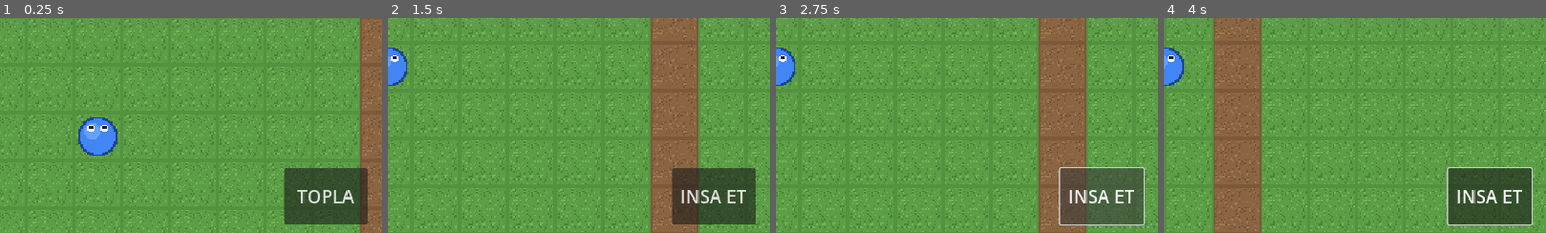
Above: before the commit, frames 1-4 (left to right).
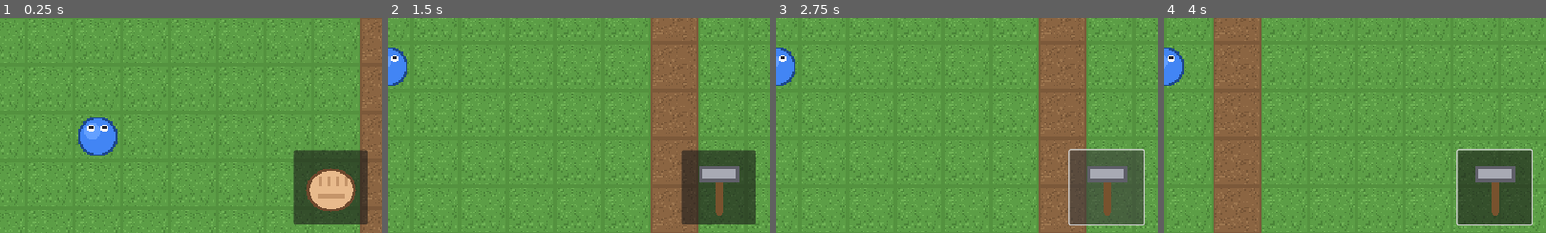
Above: after the commit, the same moments.

Repository: ozcinarece/Rable
Game: Godot game, scene res://scenes/World.tscn
Same seed, same stepped clock (60 frames per second), same inputs: the game is played once before the commit and once after it.
Inputs (mouse positions are % of the whole screen's width and height, from its top left; square brackets give the same spot before the commit, where the layout moved):
- Up to frame 1 (0.25 s): no input
- Up to frame 2 (1.5 s): click "Ahsap Duvar (2 odun)" at 0.5 s; click "Tas Duvar (2 tas)" at 1.25 s
- Up to frame 3 (2.75 s): click (93, 78) [93, 80] at 2 s
- Up to frame 4 (4 s): tap Enter at 2.75 s; move the mouse to (72, 45) at 2.77 s; hold D 2.78-3.5 s; click (72, 45) at 2.92 s; drag from (30, 55) to (45, 70) at 3.52 s
The pictures show only the part of the screen within x 50-100%, y 39-89%; the shares and areas given below are measured in that part.

The runs differ from the first frame. In frame 1, 4.5% of the frame differs, in the area x 74-97%, y 61-96%; in frame 2, 3.8%; in frame 3, 4.0%; in frame 4, 4.0%.

Commit message:
Aksiyon butonunu duzelt, coklu vurus ve ikonlu buton ekle
Buton duzeltmesi: emulate_mouse_from_touch=false ayari HUD
butonlarinin dokunmatikte hic calismamasina yol aciyordu (Godot UI
butonlari dokunusu emule fare olayi uzerinden alir). Ayar varsayilana
(acik) dondu; cift islem sorunu ise player.gd'de emule fare
olaylarini DEVICE_ID_EMULATION kontrolu ile yok sayarak cozuldu.

Coklu vurus sistemi:
- Agac 3, tas 4, ahsap duvar 2, tas duvar 3 vurusta toplanir
- Her vurusta hucrenin ustunde "1/3" seklinde sayac yazisi yukselir
- Toplanan kaynak "+3 odun" seklinde yesil yazyla gosterilir

Ikonlu aksiyon butonu:
- Yumruk: el bos (yakinda toplanacak sey yok)
- Balta: yanindayken toplanabilir agac/tas/duvar var
- Cekic: insa modu acik
- Yazi kaldirildi, buton buyutuldu (124x124)

Diff:
--- a/project.godot
+++ b/project.godot
@@ -23,12 +23,6 @@
 window/stretch/aspect="expand"
 window/handheld/orientation=4
 
-[input_devices]
-
-; Dokunmatikte tap, ayrica sahte bir fare tiklamasi uretmesin -
-; yoksa telefonda her dokunus iki kez islenirdi (cift toplama).
-pointing/emulate_mouse_from_touch=false
-
 [rendering]
 
 renderer/rendering_method="gl_compatibility"
--- a/scenes/HUD.tscn
+++ b/scenes/HUD.tscn
@@ -71,11 +71,10 @@
 anchor_top = 1.0
 anchor_right = 1.0
 anchor_bottom = 1.0
-offset_left = -164.0
-offset_top = -190.0
+offset_left = -148.0
+offset_top = -220.0
 offset_right = -24.0
 offset_bottom = -96.0
 grow_horizontal = 0
 grow_vertical = 0
-text = "TOPLA"
-theme_override_font_sizes/font_size = 30
+expand_icon = true
--- a/scripts/hud.gd
+++ b/scripts/hud.gd
@@ -1,17 +1,21 @@
 extends CanvasLayer
-## Ekranin sol ustundeki kaynak sayaclari + alttaki insa cubugu.
+## Ekranin sol ustundeki kaynak sayaclari + alttaki insa cubugu +
+## sag alttaki ikonlu aksiyon butonu.
 ##
-## Kaynak sayaclari Inventory'nin "changed" sinyalini dinler.
-## Insa butonlari toggle mantigiyla calisir: birine basinca digeri
-## kapanir ve "build_toggled" sinyaliyle secilen tarif World'e bildirilir.
-## Buton kapaninca bos string gonderilir (insa modu kapali).
+## Aksiyon butonunun ikonu duruma gore degisir (World her kare bildirir):
+##   "idle"   -> yumruk (el bos, yakinda toplanacak bir sey yok)
+##   "gather" -> balta  (yakinda toplanabilir agac/tas/duvar var)
+##   "build"  -> cekic  (insa modu acik)
 
 ## Insa modu degistiginde yayinlanir; recipe_id bos ise mod kapali demektir.
 signal build_toggled(recipe_id: String)
 
-## Sag alttaki buyuk aksiyon butonuna basilinca yayinlanir.
-## Toplama modunda toplar, insa modunda insa eder (World karar verir).
+## Sag alttaki aksiyon butonuna basilinca yayinlanir.
 signal action_pressed
+
+const ICON_FIST := preload("res://assets/ui/fist.png")
+const ICON_GATHER := preload("res://assets/ui/axe.png")
+const ICON_BUILD := preload("res://assets/ui/hammer.png")
 
 @onready var wood_label: Label = $Panel/HBox/WoodLabel
 @onready var stone_label: Label = $Panel/HBox/StoneLabel
@@ -19,16 +23,32 @@
 @onready var stone_wall_button: Button = $BuildBar/HBox/StoneWallButton
 @onready var action_button: Button = $ActionButton
 
+var _action_state: String = "idle"
+
 func _ready() -> void:
 	Inventory.changed.connect(_refresh)
 	wood_wall_button.toggled.connect(_on_build_button_toggled.bind("ahsap_duvar", wood_wall_button))
 	stone_wall_button.toggled.connect(_on_build_button_toggled.bind("tas_duvar", stone_wall_button))
 	action_button.pressed.connect(func(): action_pressed.emit())
+	action_button.icon = ICON_FIST
 	_refresh()
 
 func _refresh() -> void:
 	wood_label.text = str(Inventory.get_count("odun"))
 	stone_label.text = str(Inventory.get_count("tas"))
+
+## World tarafindan cagrilir; ikon sadece durum degisince guncellenir.
+func set_action_state(state: String) -> void:
+	if state == _action_state:
+		return
+	_action_state = state
+	match state:
+		"gather":
+			action_button.icon = ICON_GATHER
+		"build":
+			action_button.icon = ICON_BUILD
+		_:
+			action_button.icon = ICON_FIST
 
 func _on_build_button_toggled(pressed: bool, recipe_id: String, button: Button) -> void:
 	if pressed:
@@ -36,8 +56,6 @@
 		for other in [wood_wall_button, stone_wall_button]:
 			if other != button and other.button_pressed:
 				other.set_pressed_no_signal(false)
-		action_button.text = "INSA ET"
 		build_toggled.emit(recipe_id)
 	else:
-		action_button.text = "TOPLA"
 		build_toggled.emit("")
--- a/scripts/player.gd
+++ b/scripts/player.gd
@@ -79,7 +79,12 @@
 	elif event is InputEventScreenDrag:
 		_touch_current_position = event.position
 	elif event is InputEventMouseButton:
-		# Masaustunde test icin: sol tik da dokunma sayilir
+		# Dokunmatikten uretilen sahte fare olaylarini yok say - dokunma
+		# zaten yukaridaki ScreenTouch dalinda isleniyor (cift islem olmasin).
+		# (Bu emulasyon acik kalmali cunku HUD butonlari ona ihtiyac duyuyor.)
+		if event.device == InputEvent.DEVICE_ID_EMULATION:
+			return
+		# Masaustunde test icin: gercek sol tik da dokunma sayilir
 		if event.button_index == MOUSE_BUTTON_LEFT and event.pressed:
 			world_tapped.emit(get_global_mouse_position())
 
--- a/scripts/world.gd
+++ b/scripts/world.gd
@@ -24,20 +24,21 @@
 #   drops:   toplandiginda/sokuldugunde envantere eklenecek kaynaklar
 #   becomes: toplandiktan sonra tile'in donusecegi karakter
 #            (insa edilmis duvarlarda bunun yerine altindaki zemin geri gelir)
+#   hits:    kac vurusta toplanacagi (yazilmazsa 1; buyuk/sert seyler fazla)
 const TILE_DEFS: Dictionary = {
 	".": {"texture": "res://assets/tiles/grass.png", "solid": false},
 	"d": {"texture": "res://assets/tiles/dirt.png", "solid": false},
 	"s": {"texture": "res://assets/tiles/sand.png", "solid": false},
 	"~": {"texture": "res://assets/tiles/water.png", "solid": true},
 	"#": {"texture": "res://assets/tiles/stone.png", "solid": true,
-			"drops": {"tas": 2}, "becomes": "d"},
+			"drops": {"tas": 2}, "becomes": "d", "hits": 4},
 	"T": {"texture": "res://assets/tiles/tree.png", "solid": true,
-			"drops": {"odun": 3}, "becomes": "."},
+			"drops": {"odun": 3}, "becomes": ".", "hits": 3},
 	# Insa edilebilir yapilar (sokulunce maliyeti tamamen iade edilir)
 	"W": {"texture": "res://assets/tiles/wood_wall.png", "solid": true,
-			"drops": {"odun": 2}, "becomes": "."},
+			"drops": {"odun": 2}, "becomes": ".", "hits": 2},
 	"K": {"texture": "res://assets/tiles/stone_wall.png", "solid": true,
-			"drops": {"tas": 2}, "becomes": "."},
+			"drops": {"tas": 2}, "becomes": ".", "hits": 3},
 }
 
 @onready var ground_tile_map: TileMap = $GroundTileMap
@@ -47,6 +48,7 @@
 var _char_to_source_id: Dictionary = {}
 var _cell_char: Dictionary = {}    # hucre -> o hucredeki harita karakteri
 var _floor_under: Dictionary = {}  # hucre -> insa edilen duvarin altindaki zemin
+var _cell_damage: Dictionary = {}  # hucre -> su ana kadar yedigi vurus sayisi
 var _selected_recipe_id: String = ""
 var _map_width: int = 0
 var _map_height: int = 0
@@ -57,6 +59,11 @@
 	player.world_tapped.connect(_on_player_world_tapped)
 	hud.build_toggled.connect(_on_build_toggled)
 	hud.action_pressed.connect(_on_action_pressed)
+
+func _process(_delta: float) -> void:
+	# Aksiyon butonunun ikonunu duruma gore guncelle
+	# (yumruk = bos, balta = yakinda toplanabilir sey var, cekic = insa modu)
+	hud.set_action_state(_compute_action_state())
 
 # --- Kurulum -----------------------------------------------------------
 
@@ -185,7 +192,7 @@
 	_set_cell_char(cell, recipe["tile"])
 	return true
 
-# Hedef hucre toplanabilirse toplar.
+# Hedef hucreye bir vurus yapar; yeterince vurulduysa toplar.
 func _try_harvest(cell: Vector2i) -> bool:
 	if not _is_editable_cell(cell):
 		return false
@@ -195,8 +202,21 @@
 		return false
 
 	var def: Dictionary = TILE_DEFS[ch]
+
+	# Coklu vurus: buyuk/sert seyler tek vurusta dusmez
+	var hits_needed: int = def.get("hits", 1)
+	var damage: int = _cell_damage.get(cell, 0) + 1
+	if damage < hits_needed:
+		_cell_damage[cell] = damage
+		_spawn_floating_text(cell, "%d/%d" % [damage, hits_needed], Color(1.0, 0.95, 0.6))
+		return true
+	_cell_damage.erase(cell)
+
+	var gained: PackedStringArray = []
 	for item_id in def["drops"]:
 		Inventory.add_item(item_id, def["drops"][item_id])
+		gained.append("+%d %s" % [def["drops"][item_id], item_id])
+	_spawn_floating_text(cell, " ".join(gained), Color(0.7, 1.0, 0.7))
 
 	# Insa edilmis bir yapiysa altindaki zemini geri getir,
 	# dogal bir seyse (agac/tas) tanimdaki "becomes" karakterine donus
@@ -209,6 +229,40 @@
 
 # --- Yardimcilar -------------------------------------------------------
 
+# Aksiyon butonunun hangi ikonu gosterecegini belirler.
+func _compute_action_state() -> String:
+	if _selected_recipe_id != "":
+		return "build"
+	var player_cell := _get_player_cell()
+	for oy in [-1, 0, 1]:
+		for ox in [-1, 0, 1]:
+			if ox == 0 and oy == 0:
+				continue
+			var cell := player_cell + Vector2i(ox, oy)
+			if not _is_editable_cell(cell):
+				continue
+			var ch: String = _cell_char.get(cell, "")
+			if ch != "" and TILE_DEFS[ch].has("drops"):
+				return "gather"
+	return "idle"
+
+# Bir hucrenin ustunde kisa sure yukari sekip solan bir yazi gosterir
+# (vurus sayaci "1/3" veya kazanilan kaynak "+3 odun" icin).
+func _spawn_floating_text(cell: Vector2i, text: String, color: Color) -> void:
+	var label := Label.new()
+	label.text = text
+	label.modulate = color
+	label.z_index = 100
+	label.add_theme_font_size_override("font_size", 13)
+	label.add_theme_color_override("font_outline_color", Color(0, 0, 0, 0.8))
+	label.add_theme_constant_override("outline_size", 4)
+	add_child(label)
+	label.position = ground_tile_map.map_to_local(cell) + Vector2(-14, -30)
+	var tween := create_tween()
+	tween.tween_property(label, "position:y", label.position.y - 16.0, 0.6)
+	tween.parallel().tween_property(label, "modulate:a", 0.0, 0.6)
+	tween.tween_callback(label.queue_free)
+
 # Harita icinde ve en dis kenar (yikilamaz sinir duvarlari) disinda mi?
 func _is_editable_cell(cell: Vector2i) -> bool:
 	return cell.x > 0 and cell.y > 0 \
Binary file added: assets/ui/axe.png
Binary file added: assets/ui/fist.png
Binary file added: assets/ui/hammer.png
